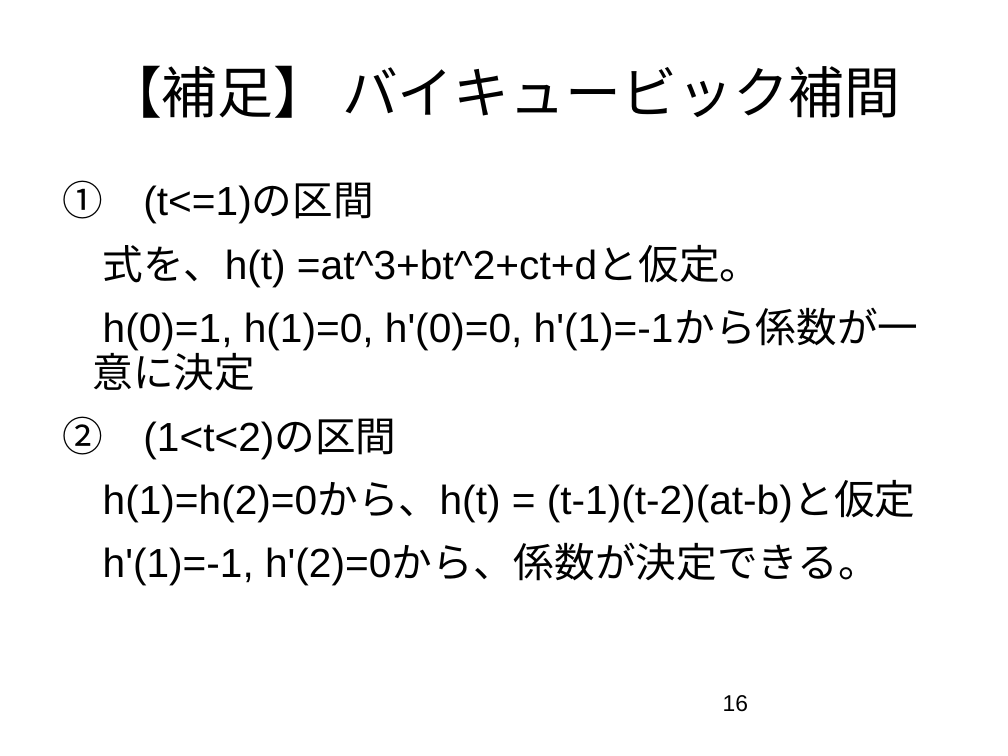
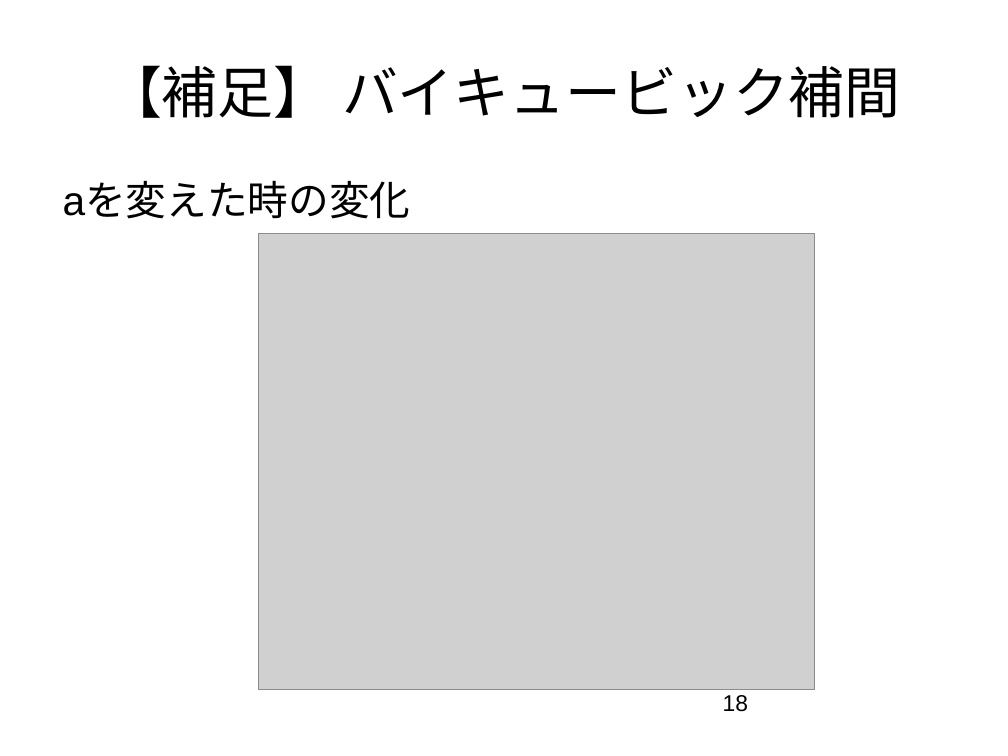
Before and after one commit to YoshiProton/lets_enjoy_cv_programing, a slide deck: slide 18 of Kondo/Slides/CV勉強会_160903_(8.3.1～8.3.4)_kondo.ppt (slide 16 before the commit). Drawn at 1008x756 pixels with LibreOffice and Linux fonts; fonts in the diff are those of the drawing; grey boxes stand for pictures. Boxes give left, top, right and bottom in pixels: in the first picture for what was removed or moved away, otherwise in the second. Text is boxed around its words. In the diff, an @@ line names an element or a change of style, - is before the commit and + after.

```diff
--- a/Kondo/Slides/CV勉強会_160903_(8.3.1～8.3.4)_kondo.ppt
+++ b/Kondo/Slides/CV勉強会_160903_(8.3.1～8.3.4)_kondo.ppt
@@ text at bbox=[63, 183, 411, 219]: text changed @@
-① (t<=1)の区間
-式を、h(t) =at^3+bt^2+ct+dと仮定。
-h(0)=1, h(1)=0, h'(0)=0, h'(1)=-1から係数が一意に決定
-② (1<t<2)の区間
-h(1)=h(2)=0から、h(t) = (t-1)(t-2)(at-b)と仮定
-h'(1)=-1, h'(2)=0から、係数が決定できる。
+aを変えた時の変化
@@ picture added at bbox=[259, 234, 815, 690] @@
@@ page number at bbox=[723, 695, 748, 712]: text changed @@
-16
+18
```
Also in this commit, not shown: 14 other slides changed, 3 slides added.
